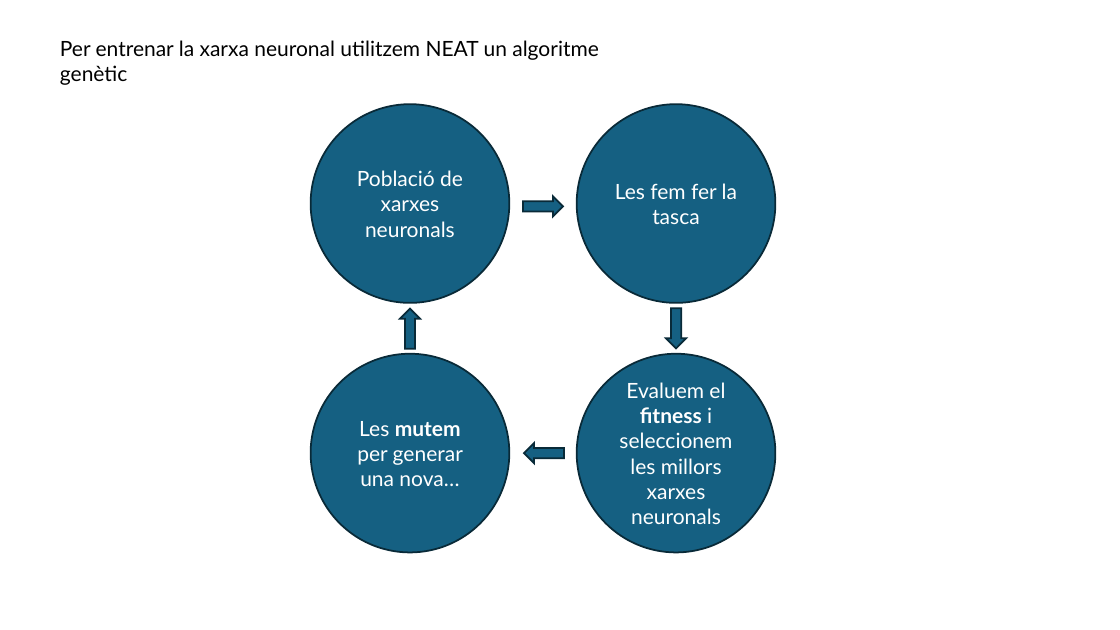
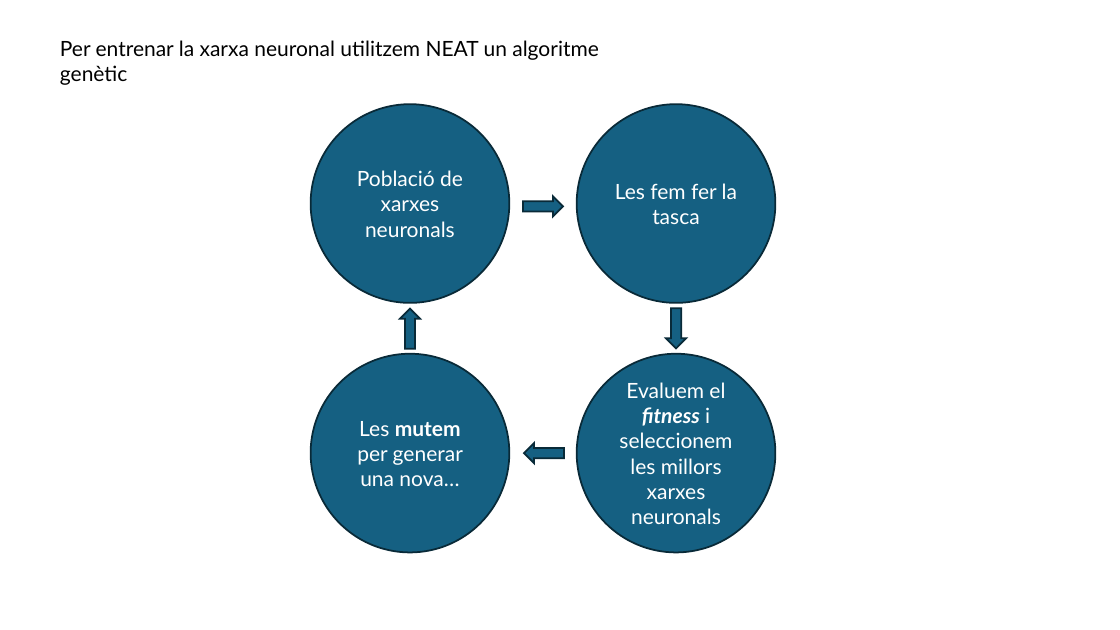
Before and after one commit to FerrerJan/Treball-de-Recerca-IA, a slide deck: slide 2 of TR_ESCRIT/PPT_Marc.pptx. Drawn at 1120x630 pixels with LibreOffice and Linux fonts; fonts in the diff are those of the drawing. Boxes give left, top, right and bottom in pixels: in the first picture for what was removed or moved away, otherwise in the second. Text is boxed around its words. In the diff, an @@ line names an element or a change of style, - is before the commit and + after.

```diff
--- a/TR_ESCRIT/PPT_Marc.pptx
+++ b/TR_ESCRIT/PPT_Marc.pptx
@@ ellipse "Evaluem el fitness i seleccionem ..." at (577,354,776,553): italic on in "fitness" @@
```
Also in this commit, not shown: 4 other slides changed.
